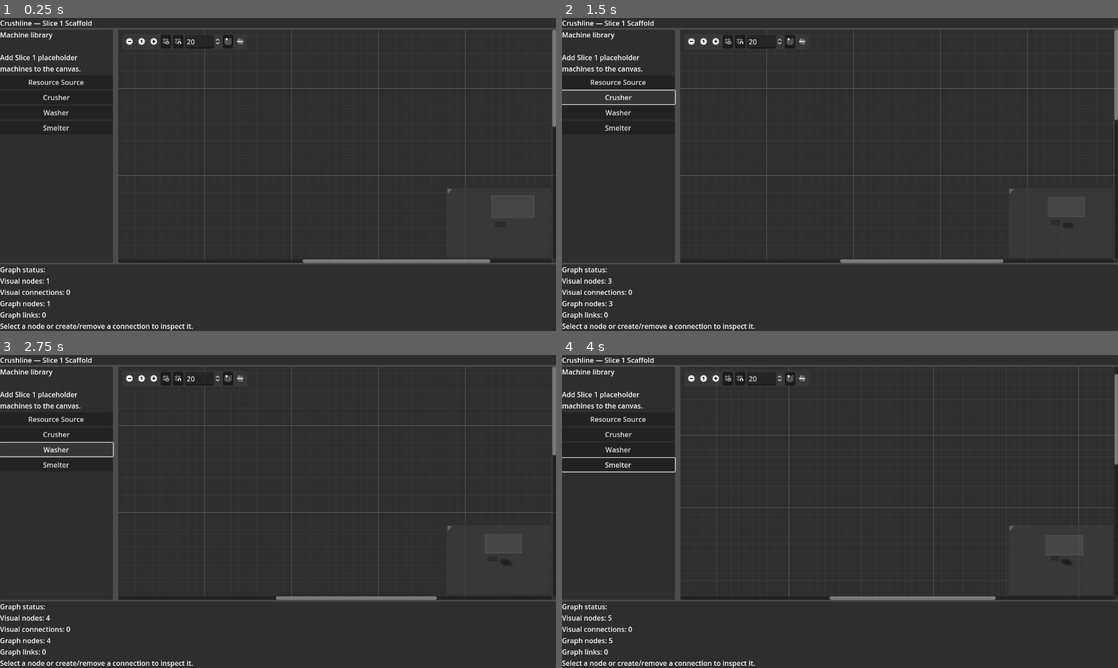
Above: before the commit, frames 1-4 (two rows, left to right).
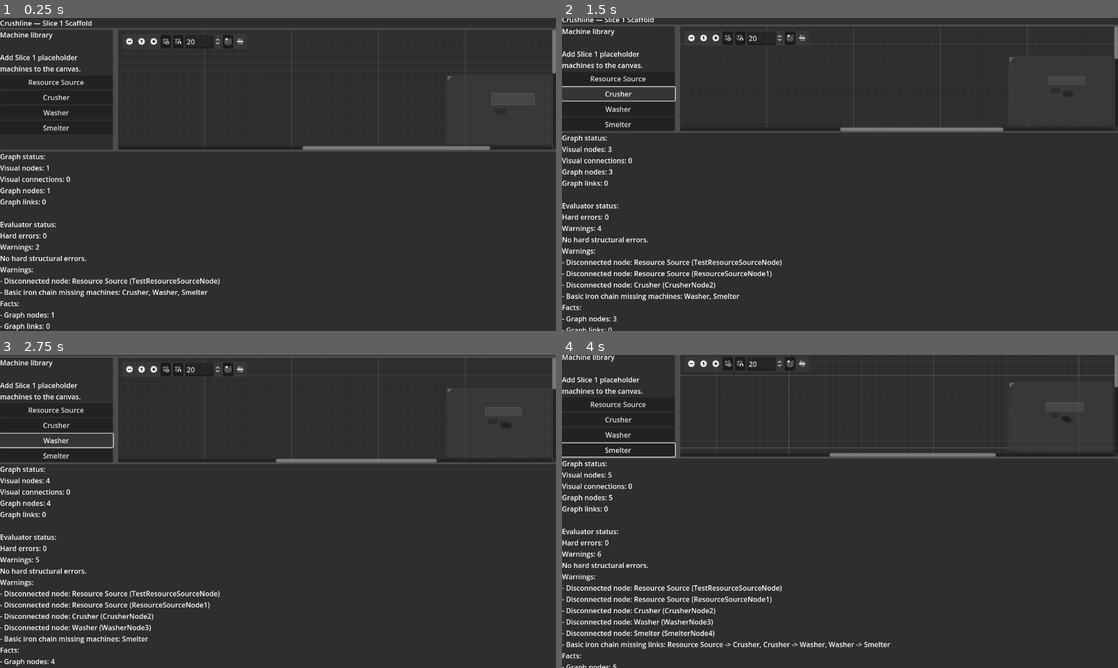
Above: after the commit, the same moments.

Repository: killerbearddude/Crushline-Godot
Game: Godot game, scene res://scenes/main/Main.tscn
Same seed, same stepped clock (60 frames per second), same inputs: the game is played once before the commit and once after it.
Inputs (mouse positions are in pixels of both pictures, inside the frame that each line leads up to; where the layout moved, square brackets give the same spot in the first picture):
- Up to frame 1 (0.25 s): no input
- Up to frame 2 (1.5 s): click "Resource Source" at 0.5 s; click "Crusher" at 1.25 s
- Up to frame 3 (2.75 s): click "Washer" at 2 s
- Up to frame 4 (4 s): click "Smelter" at 2.75 s; click (689, 364) [689, 380] at 3.5 s

The runs differ from the first frame. In frame 1, 4.9% of the frame differs, in the area x 0-100%, y 17-100%; in frame 2, 8.2%; in frame 3, 8.6%; in frame 4, 8.6%, in the area x 0-100%, y 0-100%.

Commit message:
Run graph evaluator for status

Diff:
--- a/scripts/ui/graph_view_controller.gd
+++ b/scripts/ui/graph_view_controller.gd
@@ -5,10 +5,12 @@
 const TEST_NODE_NAME := "TestResourceSourceNode"
 const MACHINE_GRAPH_NODE_SCENE_PATH := "res://scenes/graph/MachineGraphNode.tscn"
 const CanvasAdapter = preload("res://scripts/graph/canvas_adapter.gd")
+const GraphEvaluator = preload("res://scripts/simulation/graph_evaluator.gd")
 const PORT_TYPE_RESOURCE := 0
 
 var next_node_index := 0
 var graph_model: RefCounted = null
+var graph_evaluation: RefCounted = null
 
 func _ready() -> void:
 	add_valid_connection_type(PORT_TYPE_RESOURCE, PORT_TYPE_RESOURCE)
@@ -110,6 +112,7 @@
 
 func _refresh_graph_model() -> void:
 	graph_model = CanvasAdapter.build_model(self)
+	graph_evaluation = GraphEvaluator.evaluate(graph_model)
 
 
 func _describe_connection(action: String, from_node: StringName, from_port: int, to_node: StringName, to_port: int) -> String:
@@ -125,11 +128,12 @@
 
 
 func _describe_graph_status() -> String:
-	return "Graph status:\nVisual nodes: %d\nVisual connections: %d\nGraph nodes: %d\nGraph links: %d\nSelect a node or create/remove a connection to inspect it." % [
+	return "Graph status:\nVisual nodes: %d\nVisual connections: %d\nGraph nodes: %d\nGraph links: %d\n\n%s" % [
 		_count_graph_nodes(),
 		get_connection_list().size(),
 		graph_model.node_count(),
 		graph_model.link_count(),
+		graph_evaluation.describe(),
 	]
 
 
